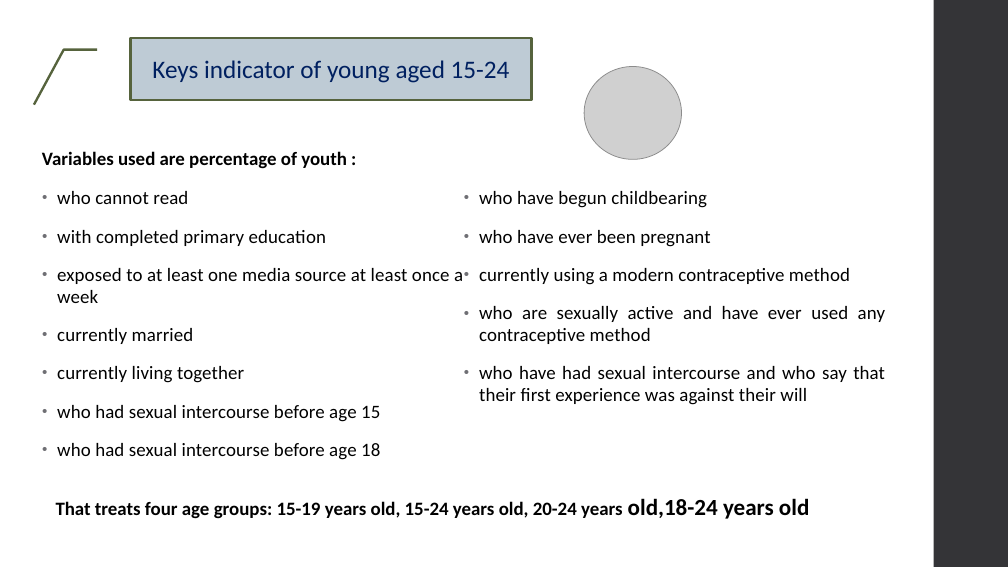
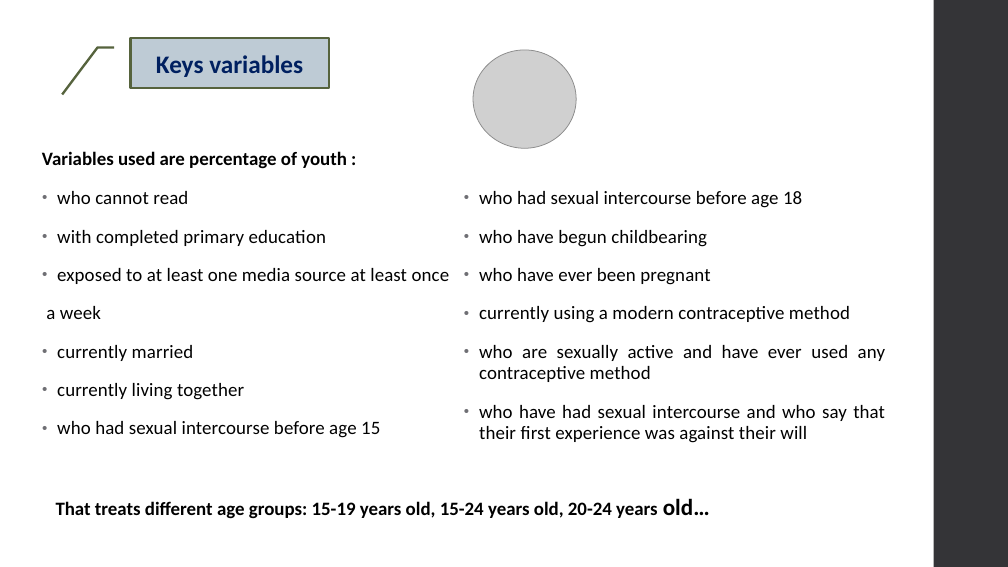
Before and after one commit to Maickery/Child_of_change, a slide deck: slide 9 of Result/Presentation.pptx. Drawn at 1008x567 pixels with LibreOffice and Linux fonts; fonts in the diff are those of the drawing; grey boxes stand for pictures. Boxes give left, top, right and bottom in pixels: in the first picture for what was removed or moved away, otherwise in the second. Text is boxed around its words. In the diff, an @@ line names an element or a change of style, - is before the commit and + after.

```diff
--- a/Result/Presentation.pptx
+++ b/Result/Presentation.pptx
@@ border callout "Keys variables": place and size @@
-border callout "Keys variables" at box(131, 38, 532, 100)
+border callout "Keys variables" at box(131, 38, 329, 88)
@@ border callout "Keys variables" at box(131, 38, 329, 88): proportions changed @@
@@ text in border callout at box(156, 55, 303, 77): text changed; bold on @@
-  Keys indicator of young aged 15-24
+  Keys variables
@@ picture: place and size @@
-picture at box(585, 67, 682, 160)
+picture at box(473, 50, 576, 148)
@@ text at box(46, 268, 450, 319): text changed @@
-• exposed to at least one media source at least once a week
+• exposed to at least one media source at least once
+a week
@@ text at box(56, 498, 710, 519): text changed @@
-That treats four age groups: 15-19 years old, 15-24 years old, 20-24 years old,18-24 years old
+That treats different age groups: 15-19 years old, 15-24 years old, 20-24 years old…
```
Also in this commit, not shown: 6 other slides changed, 4 slides added, 2 slides removed, 1 other file.
